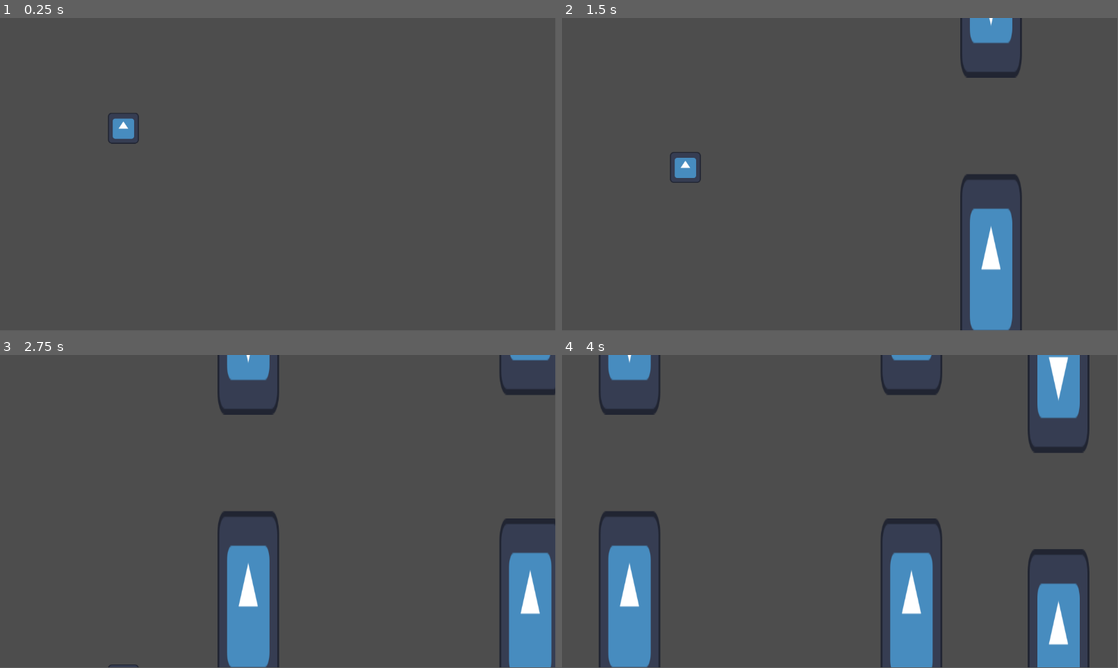
Above: before the commit, frames 1-4 (two rows, left to right).
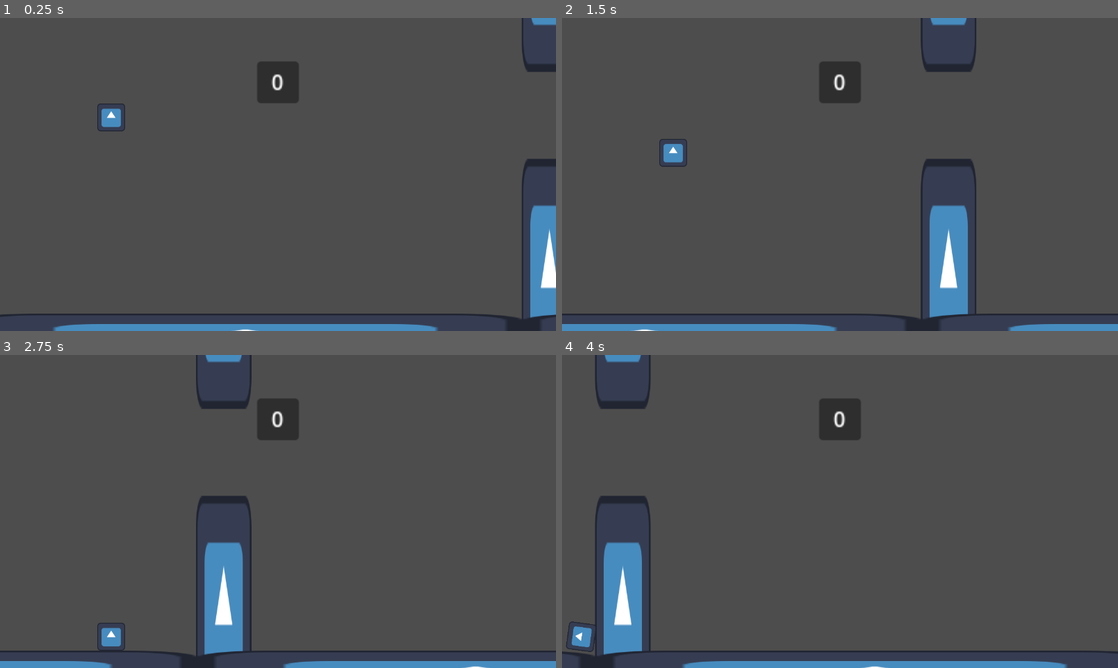
Above: after the commit, the same moments.

Repository: PerroBetto/FlappyLearn-Flappy-bird-clone-to-learn-GODOT-
Game: Godot game, scene res://Scenes/level.tscn
The game is run twice, just before and just after one commit, with the same random seed, the same clock (stepped at 60 frames per second) and the same inputs. This scene is started directly instead of the project's main scene. The engine's default icon, where the game draws it, is replaced by a stand-in: a white triangle on a blue panel in a dark square.
Inputs:
- Up to frame 1 (0.25 s): no input
- Up to frame 2 (1.5 s): tap Enter (ui_accept) at 0.5, 0.77 s
- Up to frame 3 (2.75 s): tap Enter (ui_accept) at 1.52 s; hold Down (ui_down) from 2.03 s (still down)
- Up to frame 4 (4 s): release Down (ui_down) at 2.78 s; tap Enter (ui_accept) at 3.02, 3.77 s
In our replay, the window is 799x449 before the commit and 800x450 after it. These sizes can differ from the game's own. Grey fills any space a smaller window leaves; there, only what the larger window draws over its background counts as a difference.

The runs differ from the first frame. In frame 1, 6.1% of the frame differs, in the area x 0-100%, y 0-100%; in frame 2, 11%; in frame 3, 12%; in frame 4, 15%.

Commit message:
created save data, a moving floor, finished UI system (for scores)

Diff:
--- /dev/null
+++ b/Scenes/UI/score_board_ui.tscn
@@ -0,0 +1,38 @@
+[gd_scene load_steps=2 format=3 uid="uid://740lwoma4etc"]
+
+[ext_resource type="Script" uid="uid://d0gt8h5gob0np" path="res://Scripts/UI/score_board_ui.gd" id="1_fabt6"]
+
+[node name="ScoreBoardUI" type="Control"]
+layout_mode = 3
+anchors_preset = 15
+anchor_right = 1.0
+anchor_bottom = 1.0
+grow_horizontal = 2
+grow_vertical = 2
+script = ExtResource("1_fabt6")
+metadata/_edit_use_anchors_ = true
+
+[node name="PanelContainer" type="PanelContainer" parent="."]
+custom_minimum_size = Vector2(32, 32)
+layout_mode = 1
+anchors_preset = -1
+anchor_left = 0.5
+anchor_top = 0.139
+anchor_right = 0.5
+anchor_bottom = 0.139
+offset_left = -48.0
+offset_top = -0.0800095
+offset_right = -16.0
+offset_bottom = 31.92
+scale = Vector2(3, 3)
+metadata/_edit_use_anchors_ = true
+metadata/_edit_group_ = true
+
+[node name="MarginContainer" type="MarginContainer" parent="PanelContainer"]
+layout_mode = 2
+size_flags_horizontal = 4
+size_flags_vertical = 4
+
+[node name="Score" type="Label" parent="PanelContainer/MarginContainer"]
+layout_mode = 2
+text = "N/A"
--- a/Scenes/level.tscn
+++ b/Scenes/level.tscn
@@ -1,8 +1,10 @@
-[gd_scene load_steps=4 format=3 uid="uid://ii41f2epll6d"]
+[gd_scene load_steps=6 format=3 uid="uid://ii41f2epll6d"]
 
 [ext_resource type="Script" uid="uid://bwxh45k2c2wpg" path="res://Scripts/levelControl.gd" id="1_6phgx"]
 [ext_resource type="PackedScene" uid="uid://ca5f6tamdqp4b" path="res://Scenes/bird/bird.tscn" id="1_k5f4k"]
 [ext_resource type="PackedScene" uid="uid://6qmx1om1j872" path="res://Scenes/wall/wall_controller.tscn" id="2_k5f4k"]
+[ext_resource type="PackedScene" uid="uid://740lwoma4etc" path="res://Scenes/UI/score_board_ui.tscn" id="4_81xng"]
+[ext_resource type="PackedScene" uid="uid://bdf1rixw20yod" path="res://Scenes/wall/floor.tscn" id="5_wqkje"]
 
 [node name="Level" type="Node"]
 script = ExtResource("1_6phgx")
@@ -13,4 +15,9 @@
 
 [node name="wallTimer" type="Timer" parent="."]
 
+[node name="ScoreBoardUI" parent="." instance=ExtResource("4_81xng")]
+
+[node name="Floor" parent="." instance=ExtResource("5_wqkje")]
+position = Vector2(640, 744)
+
 [connection signal="timeout" from="wallTimer" to="." method="_on_wall_timer_timeout"]
--- a/Scenes/menu.tscn
+++ b/Scenes/menu.tscn
@@ -1,3 +1,9 @@
-[gd_scene format=3 uid="uid://8wfunbx3p8jo"]
+[gd_scene load_steps=3 format=3 uid="uid://8wfunbx3p8jo"]
+
+[ext_resource type="Script" uid="uid://cgygkapifp5hi" path="res://Scripts/mainMenu.gd" id="1_xhh6f"]
+[ext_resource type="PackedScene" uid="uid://740lwoma4etc" path="res://Scenes/UI/score_board_ui.tscn" id="2_cayip"]
 
 [node name="Menu" type="Node"]
+script = ExtResource("1_xhh6f")
+
+[node name="ScoreBoardUI" parent="." instance=ExtResource("2_cayip")]
--- /dev/null
+++ b/Scenes/wall/floor.tscn
@@ -0,0 +1,21 @@
+[gd_scene load_steps=4 format=3 uid="uid://bdf1rixw20yod"]
+
+[ext_resource type="Script" uid="uid://cfi2ldni42sq" path="res://Scripts/wall/floor.gd" id="1_2d3mp"]
+[ext_resource type="Texture2D" uid="uid://bo8w0r6s1d7kr" path="res://icon.svg" id="1_turo4"]
+
+[sub_resource type="RectangleShape2D" id="RectangleShape2D_2d3mp"]
+size = Vector2(1280, 128)
+
+[node name="Floor" type="AnimatableBody2D"]
+constant_linear_velocity = Vector2(-300, 0)
+script = ExtResource("1_2d3mp")
+
+[node name="Sprite2D" type="Sprite2D" parent="."]
+texture_repeat = 2
+scale = Vector2(10, 1)
+texture = ExtResource("1_turo4")
+region_enabled = true
+region_rect = Rect2(0, 0, 128, 128)
+
+[node name="CollisionShape2D" type="CollisionShape2D" parent="."]
+shape = SubResource("RectangleShape2D_2d3mp")
--- a/Scenes/wall/wall.tscn
+++ b/Scenes/wall/wall.tscn
@@ -4,7 +4,7 @@
 [ext_resource type="Texture2D" uid="uid://bo8w0r6s1d7kr" path="res://icon.svg" id="2_iyf1s"]
 
 [sub_resource type="RectangleShape2D" id="RectangleShape2D_iyf1s"]
-size = Vector2(128, 384)
+size = Vector2(128, 576)
 
 [sub_resource type="RectangleShape2D" id="RectangleShape2D_c8gop"]
 size = Vector2(24, 192)
@@ -13,12 +13,12 @@
 script = ExtResource("1_jgqx5")
 
 [node name="wallSprite" type="Sprite2D" parent="."]
-position = Vector2(0, 192)
-scale = Vector2(1, 3)
+position = Vector2(0, 288)
+scale = Vector2(1, 4.5)
 texture = ExtResource("2_iyf1s")
 
 [node name="wallCollisionShape" type="CollisionShape2D" parent="."]
-position = Vector2(0, 192)
+position = Vector2(0, 288)
 shape = SubResource("RectangleShape2D_iyf1s")
 
 [node name="PointDetect" type="Area2D" parent="."]
--- /dev/null
+++ b/Scripts/UI/score_board_ui.gd
@@ -0,0 +1,12 @@
+extends Control
+
+@onready var Score:Label = $PanelContainer/MarginContainer/Score
+
+var score = 0
+
+# Called when the node enters the scene tree for the first time.
+func _ready():
+	Score.text = str(0)
+
+func process_point(point: int) -> void:
+	Score.text = str(point)
--- a/Scripts/globals.gd
+++ b/Scripts/globals.gd
@@ -1,3 +1,30 @@
 extends Node
 
-var High_Score
+var save_path : String = "user://savefile.save"
+
+var High_Score : int
+
+func _load_data():
+	if !(FileAccess.file_exists(save_path)):
+		return
+
+	var saveFile = FileAccess.open(save_path, FileAccess.READ)
+	var json = JSON.new()
+
+	var parseResult = json.parse(saveFile.get_line())
+	if(parseResult != OK):
+		return
+
+	High_Score = json.data
+
+	saveFile.close()
+
+
+func _save_score(score : int):
+	var saveFile = FileAccess.open(save_path, FileAccess.WRITE)
+
+	var json_score = JSON.stringify(score)
+
+	saveFile.store_line(json_score)
+
+	saveFile.close()
--- a/Scripts/levelControl.gd
+++ b/Scripts/levelControl.gd
@@ -5,6 +5,7 @@
 @onready var BIRD : CharacterBody2D = $bird
 @onready var wallControl : Node2D = $WallController
 @onready var wallTimer : Timer = $wallTimer
+@onready var ScoreBoard : Control = $ScoreBoardUI
 
 var Score : int = 0
 var maxTimer : float = 3
@@ -12,6 +13,7 @@
 var time : float = maxTimer
 
 var PlayerXPos : float = 256
+var PlayerAlive : bool = true
 
 # Called when the node enters the scene tree for the first time.
 func _ready():
@@ -26,20 +28,30 @@
 	pass
 
 func incrementPoints():
-	Score+=1
-	print(Score)
+	if(PlayerAlive):
+		Score+=1
+		if(ScoreBoard.has_method("process_point")):
+			ScoreBoard.process_point(Score)
+		print(Score)
 
 func endGame():
 	print("gameOver")
+	PlayerAlive = false
 	var birdBody = dead_bird.instantiate()
 	birdBody.position = BIRD.position
 	BIRD.queue_free()
 	call_deferred("add_child", birdBody)
+	if(Globals.High_Score == null || Globals.High_Score < Score):
+		setHighScore()
 
 
 func _on_wall_timer_timeout():
-	if(wallControl.has_method("create_wall")):
-		wallControl.create_wall(200)
-		if(time > minTimer):
-			time-=0.05
-	wallTimer.start(time)
+	if(PlayerAlive):
+		if(wallControl.has_method("create_wall")):
+			wallControl.create_wall(200)
+			if(time > minTimer):
+				time-=0.05
+		wallTimer.start(time)
+
+func setHighScore():
+	Globals._save_score(Score)
--- /dev/null
+++ b/Scripts/mainMenu.gd
@@ -0,0 +1,15 @@
+extends Node
+
+@onready var scoreBoard : Control = $ScoreBoardUI
+
+
+# Called when the node enters the scene tree for the first time.
+func _ready():
+	Globals._load_data()
+	scoreBoard.call("process_point", Globals.High_Score)
+
+
+
+# Called every frame. 'delta' is the elapsed time since the previous frame.
+func _process(delta):
+	pass
--- /dev/null
+++ b/Scripts/wall/floor.gd
@@ -0,0 +1,21 @@
+extends AnimatableBody2D
+
+@onready var Sprite : Sprite2D = $Sprite2D
+
+var Speed : float
+
+# Called when the node enters the scene tree for the first time.
+func _ready():
+	set_speed(-30)
+	pass # Replace with function body.
+
+
+# Called every frame. 'delta' is the elapsed time since the previous frame.
+func _process(delta):
+	pass
+
+func _physics_process(delta):
+	Sprite.region_rect.position.x += (Speed * -1) * delta
+
+func set_speed(spd: float) -> void:
+	Speed = spd
--- a/Scripts/wall/wall_controller.gd
+++ b/Scripts/wall/wall_controller.gd
@@ -4,8 +4,7 @@
 
 # Called every frame. 'delta' is the elapsed time since the previous frame.
 func _process(_delta):
-	if(Input.is_action_just_pressed("ui_down")):
-		create_wall(randf_range(200, 300))
+	pass
 
 func create_wall(dist: float):
 	#create two walls at a distance from eachother that spawn together
--- a/project.godot
+++ b/project.godot
@@ -19,6 +19,11 @@
 
 Globals="*res://Scripts/globals.gd"
 
+[display]
+
+window/size/viewport_width=1280
+window/size/viewport_height=720
+
 [dotnet]
 
 project/assembly_name="flappyRipoff"
Not shown, added: Scripts/UI/score_board_ui.gd.uid
Not shown, added: Scripts/mainMenu.gd.uid
Not shown, added: Scripts/wall/floor.gd.uid
Not shown, added: Scenes/level.tscn1985451509.tmp
Not shown, added: Scenes/level.tscn1992154944.tmp
Not shown, added: Scenes/level.tscn3532358256.tmp
